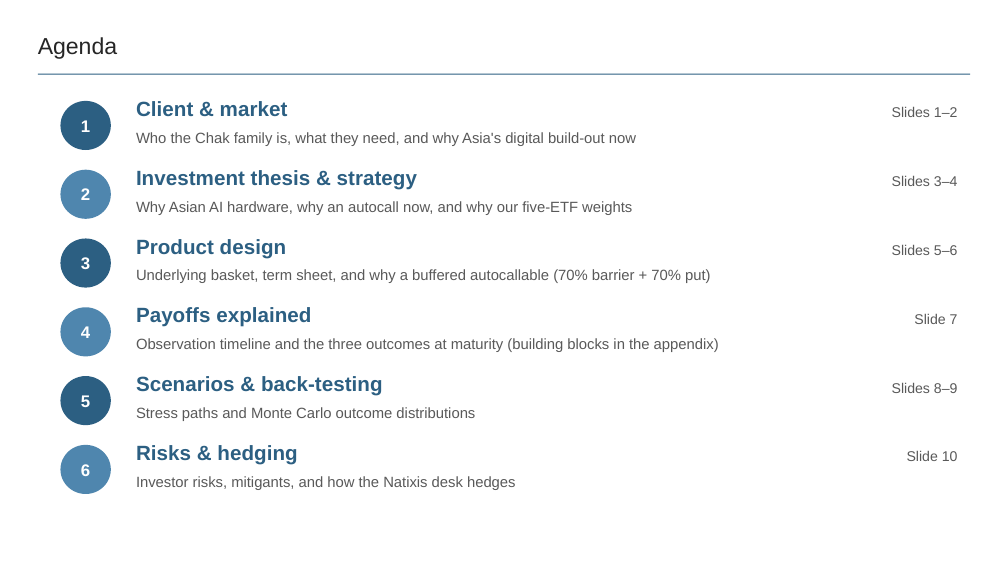
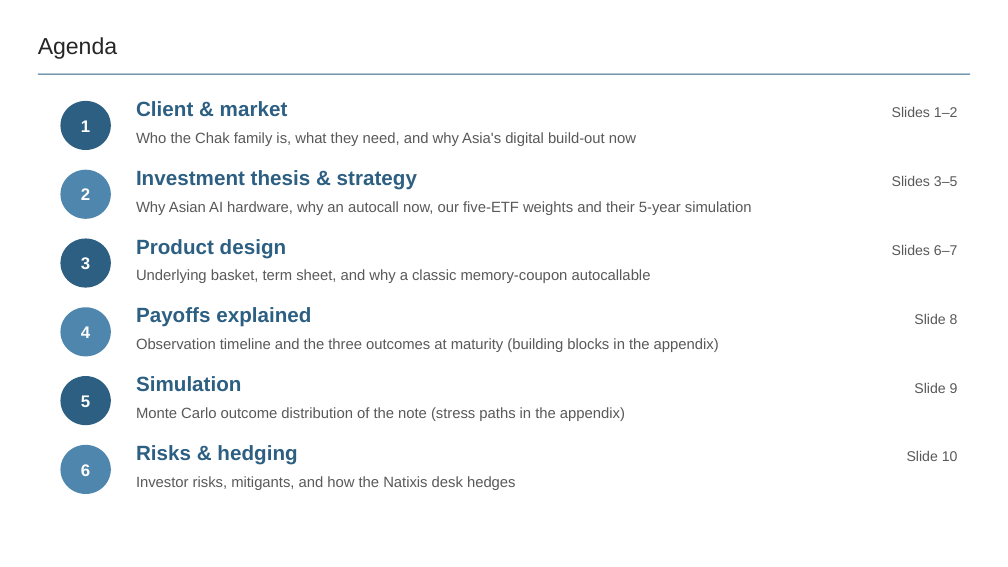
Before and after one commit to benjaminlhl/natixis-case-comp, a slide deck: slide 2 of deck/Asian-Digital-Autocallable-Note.pptx. Drawn at 1008x567 pixels with LibreOffice and Linux fonts; fonts in the diff are those of the drawing. Boxes give left, top, right and bottom in pixels: in the first picture for what was removed or moved away, otherwise in the second. Text is boxed around its words. In the diff, an @@ line names an element or a change of style, - is before the commit and + after.

```diff
--- a/deck/Asian-Digital-Autocallable-Note.pptx
+++ b/deck/Asian-Digital-Autocallable-Note.pptx
@@ text at (892,176,958,186): text changed @@
-Slides 3–4
+Slides 3–5
@@ text at (136,201,752,215): text changed @@
-Why Asian AI hardware, why an autocall now, and why our five-ETF weights
+Why Asian AI hardware, why an autocall now, our five-ETF weights and their 5-year simulation
@@ text at (136,269,651,283): text changed @@
-Underlying basket, term sheet, and why a buffered autocallable (70% barrier + 70% put)
+Underlying basket, term sheet, and why a classic memory-coupon autocallable
@@ text at (892,245,958,255): text changed @@
-Slides 5–6
+Slides 6–7
@@ text at (914,314,958,324): text changed @@
-Slide 7
+Slide 8
@@ text at (136,376,241,391): text changed @@
-Scenarios & back-testing
+Simulation
@@ text at (914,383,958,393): text changed @@
-Slides 8–9
+Slide 9
@@ text at (136,407,625,421): text changed @@
-Stress paths and Monte Carlo outcome distributions
+Monte Carlo outcome distribution of the note (stress paths in the appendix)
```
Also in this commit, not shown: 14 other slides changed, 1 slide added, 11 other files.
